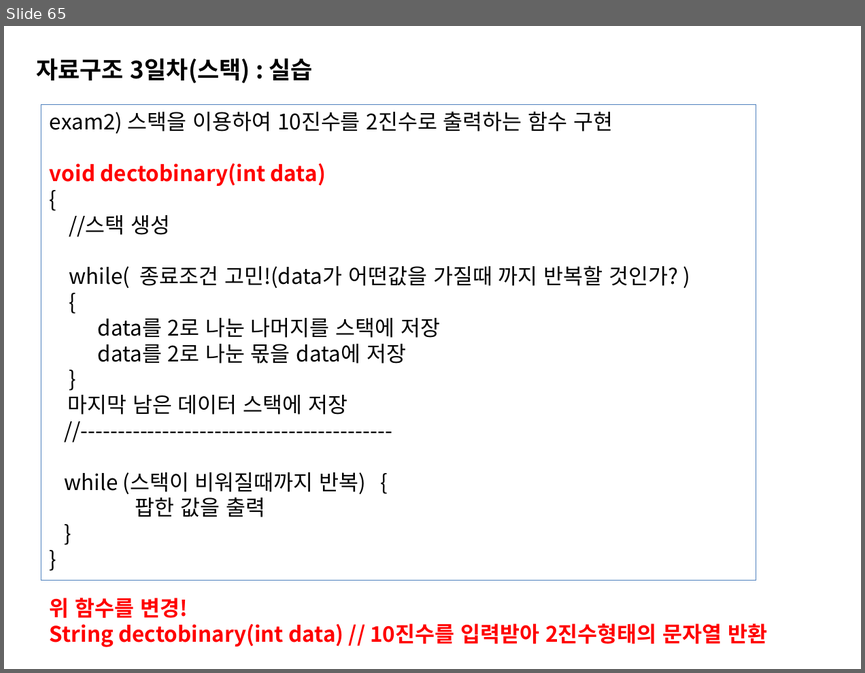
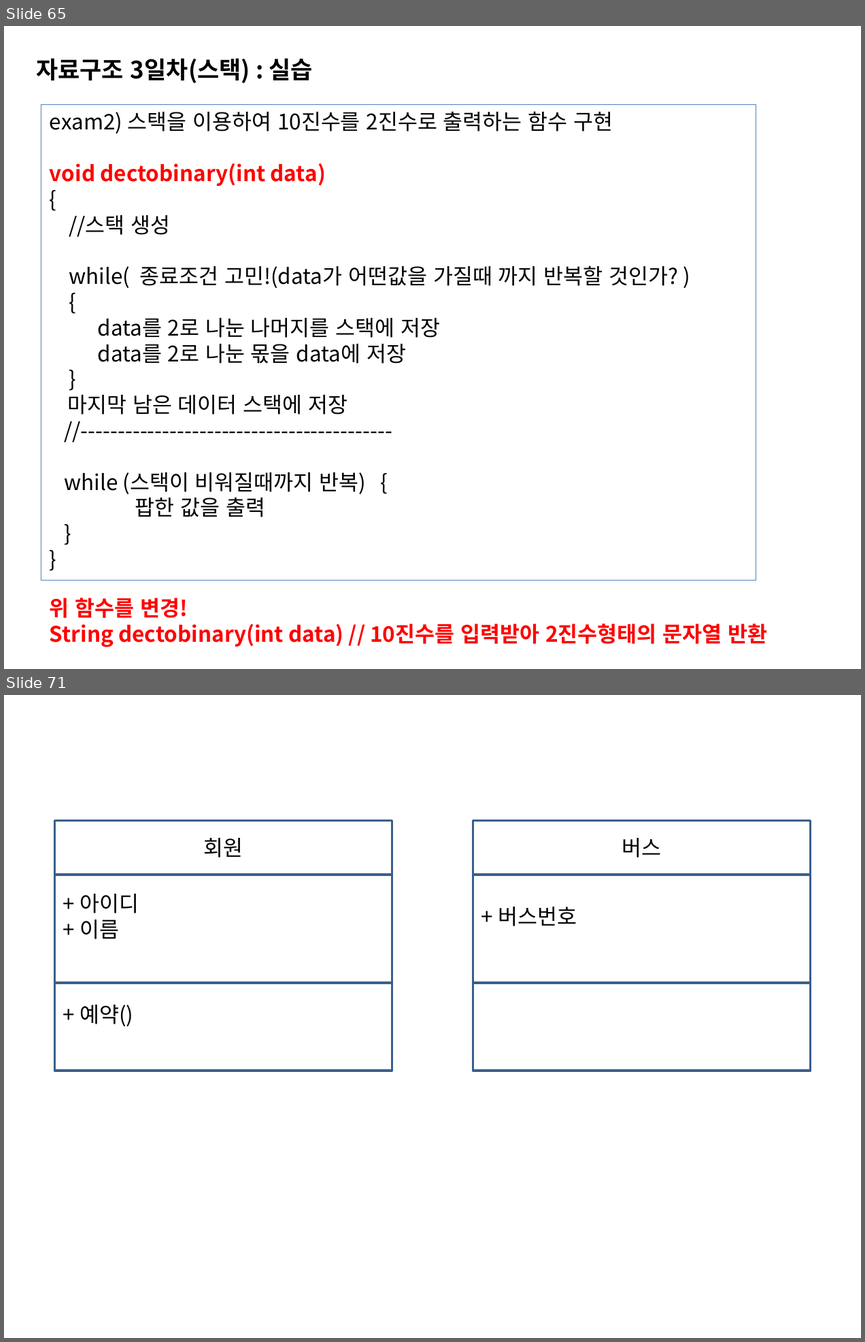
Before and after one commit to sing2song/TILDS, a slide deck: Java자료구조.pptx. Shown one above the other, each under a label of ours: slide 65 before the commit, slides 65 and 71 after it; the slides between them are not shown. The pictures are 865x673 and 865x1342 pixels, drawn with LibreOffice and Linux fonts; fonts in the diff are those of the drawing. Boxes give left, top, right and bottom in pixels: in the first picture for what was removed or moved away, otherwise in the second. Text is boxed around its words. In the diff, an @@ line names an element or a change of style, - is before the commit and + after.

```diff
--- a/Java자료구조.pptx
+++ b/Java자료구조.pptx
@@ slide 71 added at box(4, 695, 861, 1338), background #FFFFFF @@
@@ rectangle added at box(54, 821, 392, 875), outline #3A5F8C 2 pt, 18 pt, text #000000 @@
+회원
@@ rectangle added at box(473, 821, 810, 875), outline #3A5F8C 2 pt, 18 pt, text #000000 @@
+버스
@@ rectangle added at box(54, 875, 392, 983), outline #3A5F8C 2 pt, 18 pt, text #000000 @@
++ 아이디
++ 이름
@@ rectangle added at box(473, 875, 810, 983), outline #3A5F8C 2 pt, 18 pt, text #000000 @@
++ 버스번호
@@ rectangle added at box(54, 983, 392, 1070), outline #3A5F8C 2 pt, 18 pt, text #000000 @@
++ 예약()
@@ rectangle added at box(473, 983, 810, 1070), outline #3A5F8C 2 pt @@
```
Also in this commit, not shown: 5 other slides added, 7 other files.
